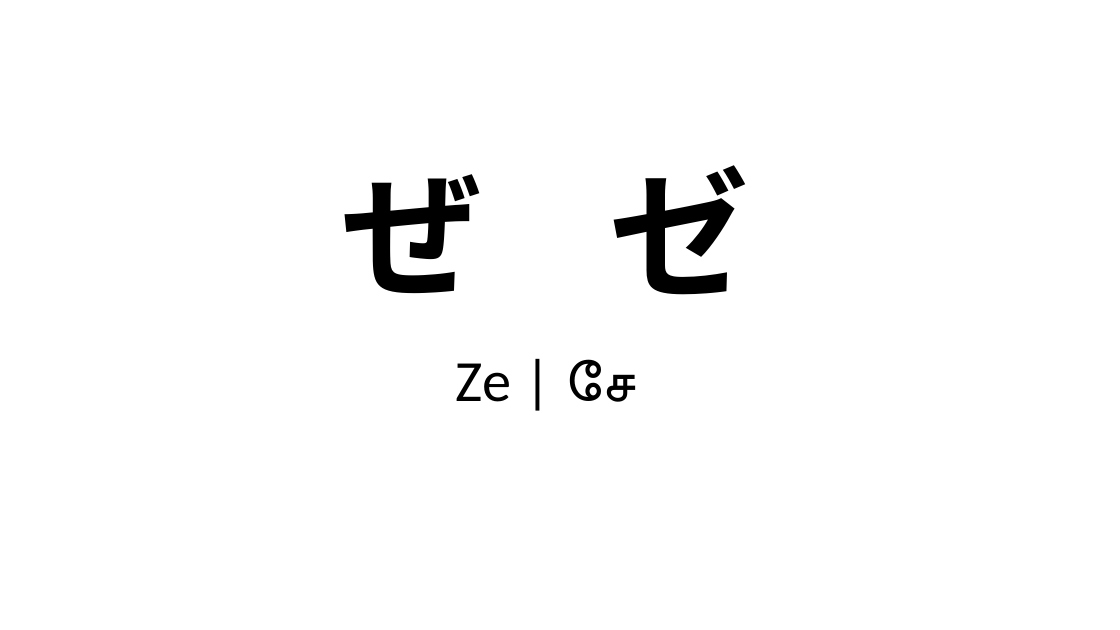
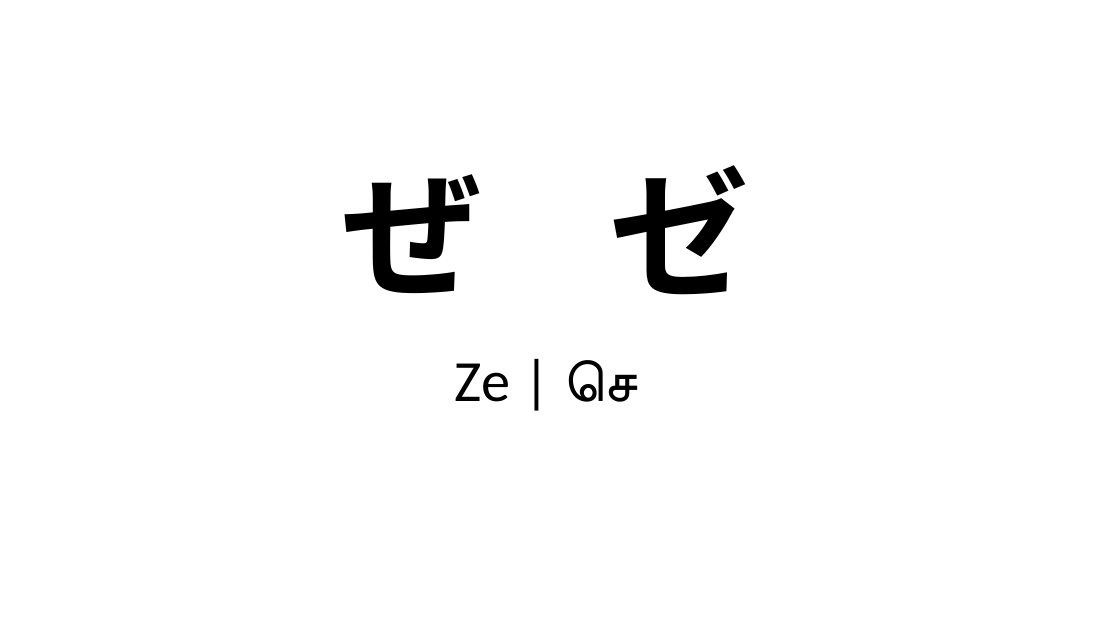
Before and after one commit to arkad94/NihonScriptGuide, a slide deck: slide 71 of Japanese_Guide_for_Tamil_Speakers_v4.pptx. Drawn at 1120x630 pixels with LibreOffice and Linux fonts; fonts in the diff are those of the drawing. Boxes give left, top, right and bottom in pixels: in the first picture for what was removed or moved away, otherwise in the second. Text is boxed around its words. In the diff, an @@ line names an element or a change of style, - is before the commit and + after.

```diff
--- a/Japanese_Guide_for_Tamil_Speakers_v4.pptx
+++ b/Japanese_Guide_for_Tamil_Speakers_v4.pptx
@@ text at [455, 360, 637, 402]: text changed @@
-Ze | சே
+Ze | செ
```
Also in this commit, not shown: 13 other slides changed, 5 other files.
